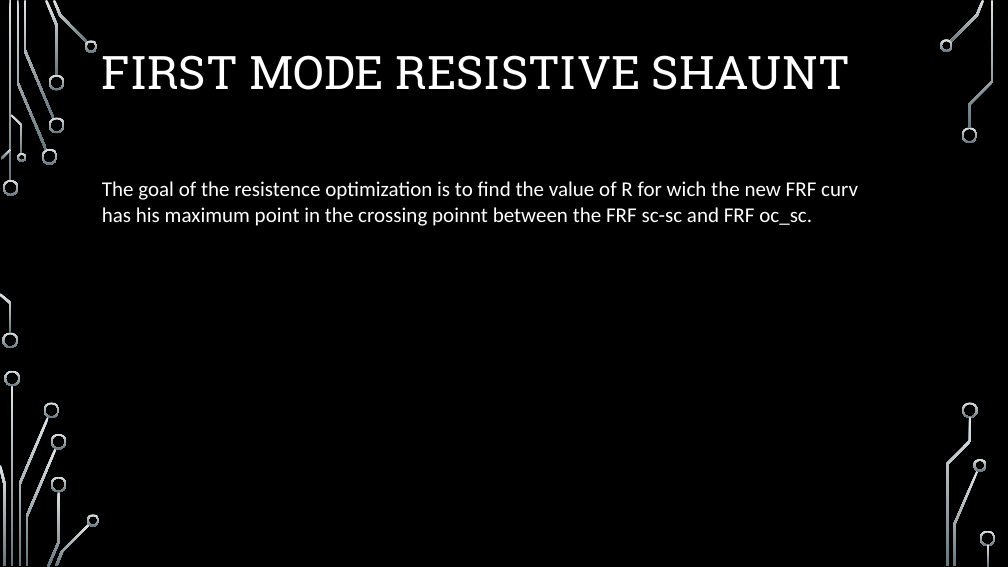
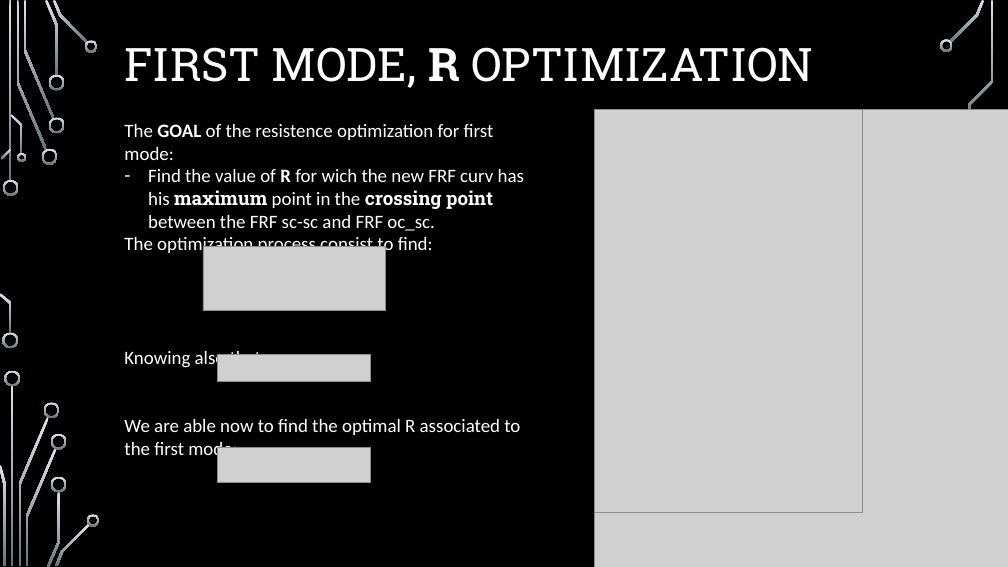
Before and after one commit to elchape99/SSCSA, a slide deck: slide 9 of presentazione_progetto.pptx (slide 8 before the commit). Drawn at 1008x567 pixels with LibreOffice and Linux fonts; fonts in the diff are those of the drawing; grey boxes stand for pictures; background and template pictures are left out. Boxes give left, top, right and bottom in pixels: in the first picture for what was removed or moved away, otherwise in the second. Text is boxed around its words. In the diff, an @@ line names an element or a change of style, - is before the commit and + after.

```diff
--- a/presentazione_progetto.pptx
+++ b/presentazione_progetto.pptx
@@ title at bbox=[125, 47, 813, 88]: text changed @@
-FIRST MODE RESISTIVE SHAUNT
+FIRST MODE, R OPTIMIZATION
@@ picture added at bbox=[594, 110, 1008, 567] @@
@@ picture added at bbox=[594, 110, 862, 513] @@
@@ text at bbox=[124, 124, 524, 460]: text changed; size 20 to 18 pt @@
-The goal of the resistence optimization is to find the value of R for wich the new FRF curv has his maximum point in the crossing poinnt between the FRF sc-sc and FRF oc_sc.
+The GOAL of the resistence optimization for first mode:
+– Find the value of R for wich the new FRF curv has his maximum point in the crossing point between the FRF sc-sc and FRF oc_sc.
+The optimization process consist to find:
+Knowing also that
+We are able now to find the optimal R associated to the first mode:
@@ picture added at bbox=[203, 247, 386, 311] @@
@@ picture added at bbox=[217, 355, 371, 382] @@
@@ picture added at bbox=[217, 448, 371, 482] @@
@@ group removed at bbox=[946, 127, 996, 566]: 6 freeform shapes, 1 rectangle @@
```
Also in this commit, not shown: 4 other slides changed, 6 slides added, 2 slides removed, 11 other files.
